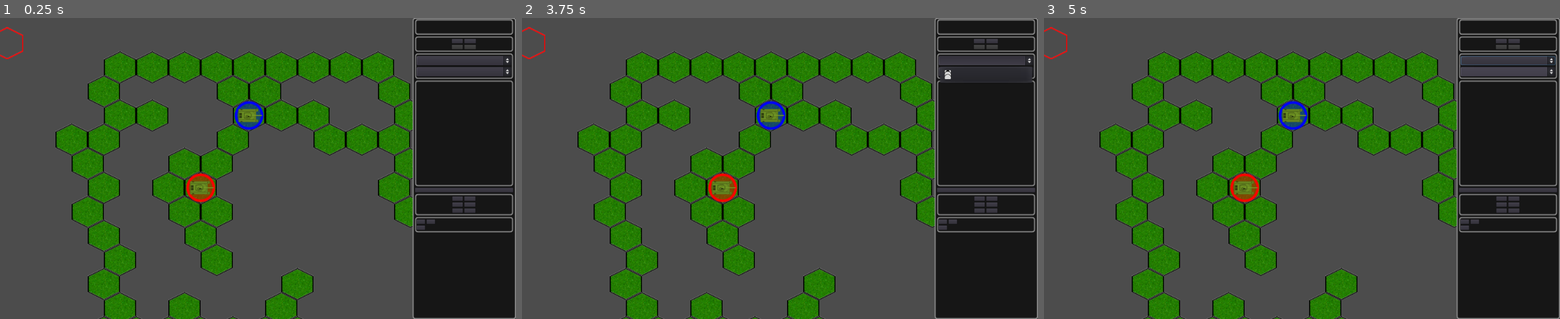
Above: before the commit, frames 1-3 (left to right).
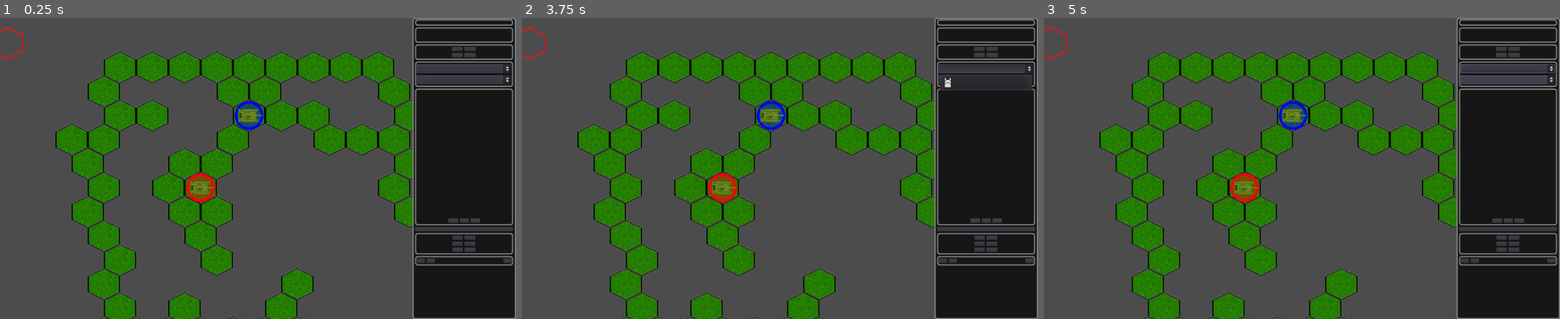
Above: after the commit, the same moments.

Repository: stefanos-86/HexGame
Game: Godot game, scene res://Scenes/HexMap.tscn
Same seed, same stepped clock (60 frames per second), same inputs: the game is played once before the commit and once after it.
Inputs:
- Up to frame 1 (0.25 s): no input
- Up to frame 2 (3.75 s): click "Save" at 0.5 s; click "Load" at 1.25 s; click "Artillery" at 2 s; click "Fire Smoke" at 2.75 s; click "Fire at will" at 3.5 s
- Up to frame 3 (5 s): click "Slow" at 4.25 s

The runs differ from the first frame. In frame 1, 4.3% of the frame differs, in the area x 80-100%, y 1-83%; in frame 2, 3.9%; in frame 3, 4.4%.

Commit message:
Refine the UI and connect the Quit button.

Diff:
--- a/Scenes/HexMap.tscn
+++ b/Scenes/HexMap.tscn
@@ -96,9 +96,21 @@
 "_edit_use_anchors_": false
 }
 
+[node name="Turn" type="PanelContainer" parent="Interface/Camera/L/Sidebar"]
+margin_right = 256.0
+margin_bottom = 30.0
+
+[node name="TurnInformation" type="Label" parent="Interface/Camera/L/Sidebar/Turn"]
+margin_left = 3.0
+margin_top = 5.0
+margin_right = 253.0
+margin_bottom = 25.0
+text = "Turn x, player A"
+
 [node name="Descriptions" type="PanelContainer" parent="Interface/Camera/L/Sidebar"]
-margin_right = 256.0
-margin_bottom = 102.0
+margin_top = 34.0
+margin_right = 256.0
+margin_bottom = 136.0
 
 [node name="VB" type="VBoxContainer" parent="Interface/Camera/L/Sidebar/Descriptions"]
 margin_left = 3.0
@@ -136,9 +148,9 @@
 text = "Front hull, no effect"
 
 [node name="Action" type="PanelContainer" parent="Interface/Camera/L/Sidebar"]
-margin_top = 106.0
-margin_right = 256.0
-margin_bottom = 172.0
+margin_top = 140.0
+margin_right = 256.0
+margin_bottom = 206.0
 
 [node name="CenterContainer" type="CenterContainer" parent="Interface/Camera/L/Sidebar/Action"]
 margin_left = 3.0
@@ -155,6 +167,7 @@
 [node name="Artillery" type="Button" parent="Interface/Camera/L/Sidebar/Action/CenterContainer/GD"]
 margin_right = 102.0
 margin_bottom = 26.0
+shortcut_in_tooltip = false
 text = "Artillery"
 
 [node name="Smoke" type="Button" parent="Interface/Camera/L/Sidebar/Action/CenterContainer/GD"]
@@ -179,9 +192,9 @@
 text = "-"
 
 [node name="Stance" type="PanelContainer" parent="Interface/Camera/L/Sidebar"]
-margin_top = 176.0
-margin_right = 256.0
-margin_bottom = 242.0
+margin_top = 210.0
+margin_right = 256.0
+margin_bottom = 276.0
 
 [node name="VB" type="VBoxContainer" parent="Interface/Camera/L/Sidebar/Stance"]
 margin_left = 3.0
@@ -205,44 +218,81 @@
 selected = 0
 
 [node name="List" type="PanelContainer" parent="Interface/Camera/L/Sidebar"]
-margin_top = 246.0
-margin_right = 256.0
-margin_bottom = 456.0
-
-[node name="SC" type="ScrollContainer" parent="Interface/Camera/L/Sidebar/List"]
-margin_left = 3.0
-margin_top = 5.0
-margin_right = 253.0
-margin_bottom = 205.0
-rect_min_size = Vector2( 0, 200 )
+margin_top = 280.0
+margin_right = 256.0
+margin_bottom = 570.0
+
+[node name="VBoxContainer" type="VBoxContainer" parent="Interface/Camera/L/Sidebar/List"]
+margin_left = 3.0
+margin_top = 5.0
+margin_right = 253.0
+margin_bottom = 285.0
+
+[node name="SC" type="ScrollContainer" parent="Interface/Camera/L/Sidebar/List/VBoxContainer"]
+margin_right = 250.0
+margin_bottom = 250.0
+rect_min_size = Vector2( 0, 250 )
 scroll_horizontal_enabled = false
-
-[node name="VB" type="VBoxContainer" parent="Interface/Camera/L/Sidebar/List/SC"]
+__meta__ = {
+"_edit_use_anchors_": false
+}
+
+[node name="VB" type="VBoxContainer" parent="Interface/Camera/L/Sidebar/List/VBoxContainer/SC"]
 margin_right = 230.0
 margin_bottom = 44.0
 
-[node name="Label" type="Label" parent="Interface/Camera/L/Sidebar/List/SC/VB"]
+[node name="Label" type="Label" parent="Interface/Camera/L/Sidebar/List/VBoxContainer/SC/VB"]
 margin_right = 230.0
 margin_bottom = 20.0
 text = "(29, 9), Tank1 Under fire..."
 clip_text = true
 
-[node name="Label2" type="Label" parent="Interface/Camera/L/Sidebar/List/SC/VB"]
+[node name="Label2" type="Label" parent="Interface/Camera/L/Sidebar/List/VBoxContainer/SC/VB"]
 margin_top = 24.0
 margin_right = 230.0
 margin_bottom = 44.0
 text = "(10, 4) Tank2, low ammo"
 
+[node name="CC" type="CenterContainer" parent="Interface/Camera/L/Sidebar/List/VBoxContainer"]
+margin_top = 254.0
+margin_right = 250.0
+margin_bottom = 280.0
+
+[node name="HB" type="HBoxContainer" parent="Interface/Camera/L/Sidebar/List/VBoxContainer/CC"]
+margin_left = 13.0
+margin_right = 237.0
+margin_bottom = 26.0
+
+[node name="Details" type="Button" parent="Interface/Camera/L/Sidebar/List/VBoxContainer/CC/HB"]
+margin_right = 82.0
+margin_bottom = 26.0
+disabled = true
+text = "Details"
+
+[node name="Unselect" type="Button" parent="Interface/Camera/L/Sidebar/List/VBoxContainer/CC/HB"]
+margin_left = 86.0
+margin_right = 148.0
+margin_bottom = 26.0
+disabled = true
+text = "Clear"
+
+[node name="Center" type="Button" parent="Interface/Camera/L/Sidebar/List/VBoxContainer/CC/HB"]
+margin_left = 152.0
+margin_right = 224.0
+margin_bottom = 26.0
+disabled = true
+text = "Center"
+
 [node name="TurnButton" type="Button" parent="Interface/Camera/L/Sidebar"]
-margin_top = 460.0
-margin_right = 256.0
-margin_bottom = 486.0
+margin_top = 574.0
+margin_right = 256.0
+margin_bottom = 600.0
 text = "End Turn"
 
 [node name="View" type="PanelContainer" parent="Interface/Camera/L/Sidebar"]
-margin_top = 490.0
-margin_right = 256.0
-margin_bottom = 586.0
+margin_top = 604.0
+margin_right = 256.0
+margin_bottom = 700.0
 
 [node name="CC" type="CenterContainer" parent="Interface/Camera/L/Sidebar/View"]
 margin_left = 3.0
@@ -294,32 +344,39 @@
 text = "Pan Right"
 
 [node name="Admin" type="PanelContainer" parent="Interface/Camera/L/Sidebar"]
-margin_top = 590.0
-margin_right = 256.0
-margin_bottom = 656.0
-
-[node name="GC" type="GridContainer" parent="Interface/Camera/L/Sidebar/Admin"]
-margin_left = 3.0
-margin_top = 5.0
-margin_right = 253.0
-margin_bottom = 61.0
-columns = 2
-
-[node name="Save" type="Button" parent="Interface/Camera/L/Sidebar/Admin/GC"]
+margin_top = 704.0
+margin_right = 256.0
+margin_bottom = 740.0
+
+[node name="HC" type="HBoxContainer" parent="Interface/Camera/L/Sidebar/Admin"]
+margin_left = 3.0
+margin_top = 5.0
+margin_right = 253.0
+margin_bottom = 31.0
+
+[node name="Save" type="Button" parent="Interface/Camera/L/Sidebar/Admin/HC"]
 margin_right = 52.0
 margin_bottom = 26.0
 text = "Save"
 
-[node name="Load" type="Button" parent="Interface/Camera/L/Sidebar/Admin/GC"]
+[node name="Load" type="Button" parent="Interface/Camera/L/Sidebar/Admin/HC"]
 margin_left = 56.0
 margin_right = 108.0
 margin_bottom = 26.0
 text = "Load"
 
-[node name="Quit" type="Button" parent="Interface/Camera/L/Sidebar/Admin/GC"]
-margin_top = 30.0
-margin_right = 52.0
-margin_bottom = 56.0
+[node name="HC2" type="HBoxContainer" parent="Interface/Camera/L/Sidebar/Admin"]
+margin_left = 3.0
+margin_top = 5.0
+margin_right = 253.0
+margin_bottom = 31.0
+alignment = 2
+
+[node name="Quit" type="Button" parent="Interface/Camera/L/Sidebar/Admin/HC2"]
+margin_left = 198.0
+margin_right = 250.0
+margin_bottom = 26.0
 text = "Quit"
 [connection signal="movement_animation_done" from="Interface/MovementPath/PathFollow2D/Transporter" to="Control" method="_on_Transporter_movement_animation_done"]
 [connection signal="movement_animation_done" from="Interface/MovementPath/PathFollow2D/Transporter" to="Interface" method="_on_Transporter_movement_animation_done"]
+[connection signal="pressed" from="Interface/Camera/L/Sidebar/Admin/HC2/Quit" to="Control" method="shutdown"]
